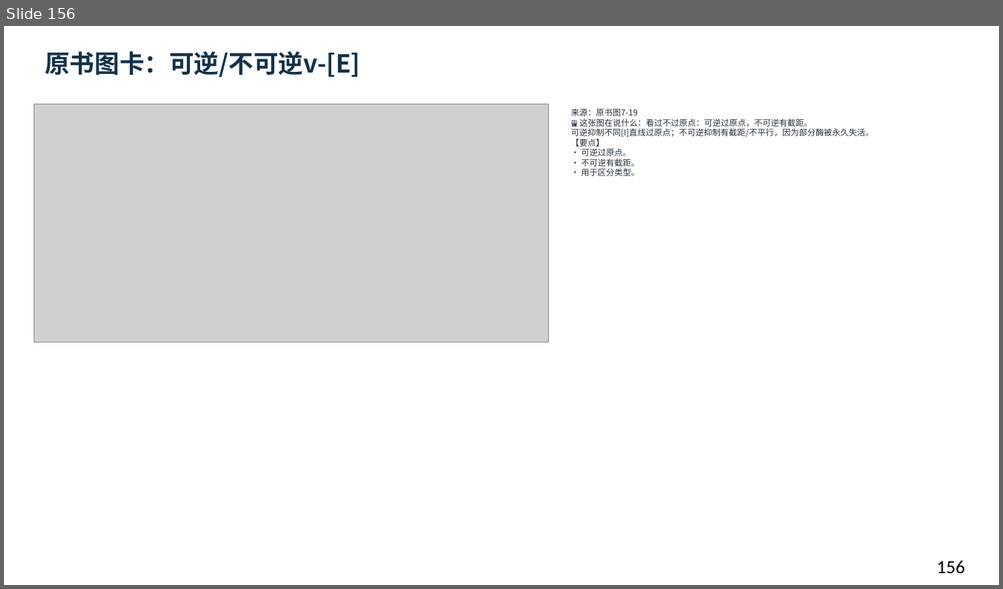
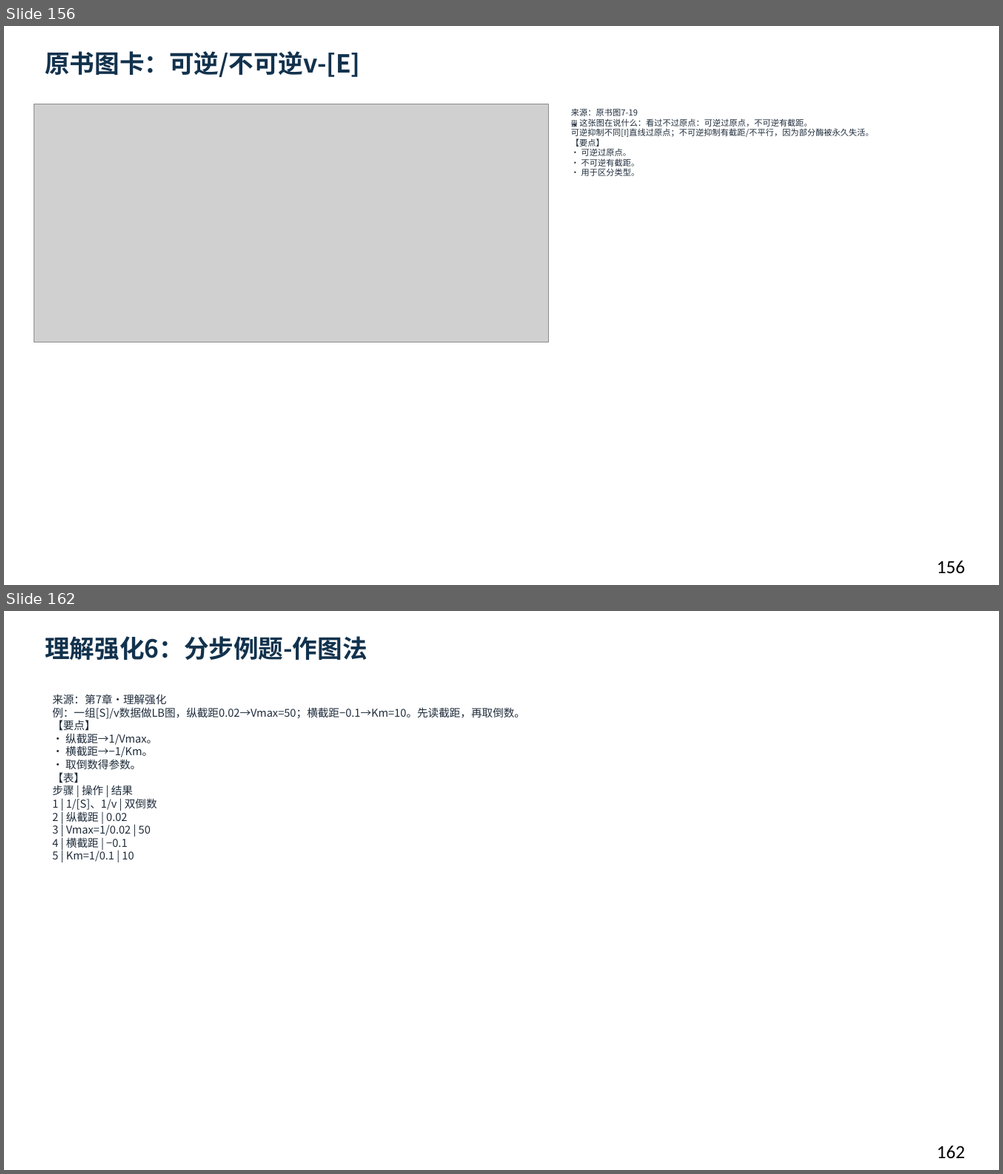
Before and after one commit to newkan-li/Biochemistry, a slide deck: downloads/bc07-ai-style.pptx. Shown one above the other, each under a label of ours: slide 156 before the commit, slides 156 and 162 after it; the slides between them are not shown. The pictures are 1003x589 and 1003x1174 pixels, drawn with LibreOffice and Linux fonts; fonts in the diff are those of the drawing; grey boxes stand for pictures. Boxes give left, top, right and bottom in pixels: in the first picture for what was removed or moved away, otherwise in the second. Text is boxed around its words. In the diff, an @@ line names an element or a change of style, - is before the commit and + after.

```diff
--- a/downloads/bc07-ai-style.pptx
+++ b/downloads/bc07-ai-style.pptx
@@ slide 162 added at (4,611,999,1170), background #FFFFFF @@
@@ text added at (45,636,367,661), 24 pt, text #12324D, bold @@
+理解强化6：分步例题-作图法
@@ text added at (52,694,525,862), 10.5 pt, text #202D3C @@
+来源：第7章·理解强化
+例：一组[S]/v数据做LB图，纵截距0.02→Vmax=50；横截距−0.1→Km=10。先读截距，再取倒数。
+【要点】
+• 纵截距→1/Vmax。
+• 横截距→−1/Km。
+• 取倒数得参数。
+【表】
+步骤 | 操作 | 结果
+1 | 1/[S]、1/v | 双倒数
+2 | 纵截距 | 0.02
+3 | Vmax=1/0.02 | 50
+4 | 横截距 | −0.1
+5 | Km=1/0.1 | 10
@@ text added at (936,1146,965,1159), 18 pt, text #000000 @@
+162
```
Also in this commit, not shown: 1 slide changed, 7 other slides added, 6 other files.
